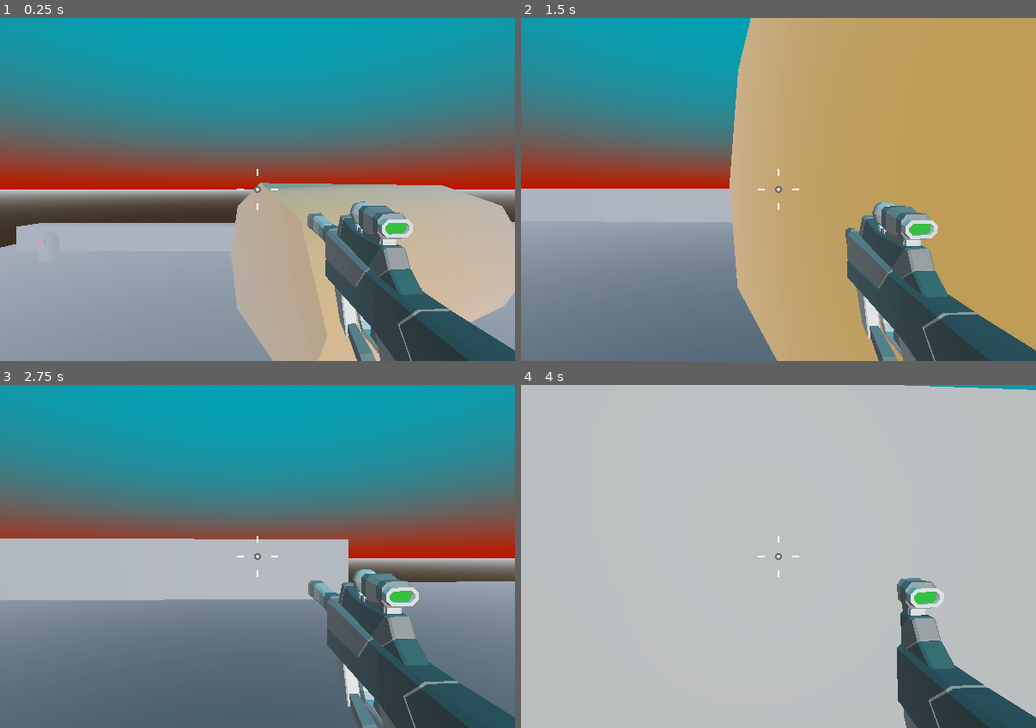
Above: before the commit, frames 1-4 (two rows, left to right).
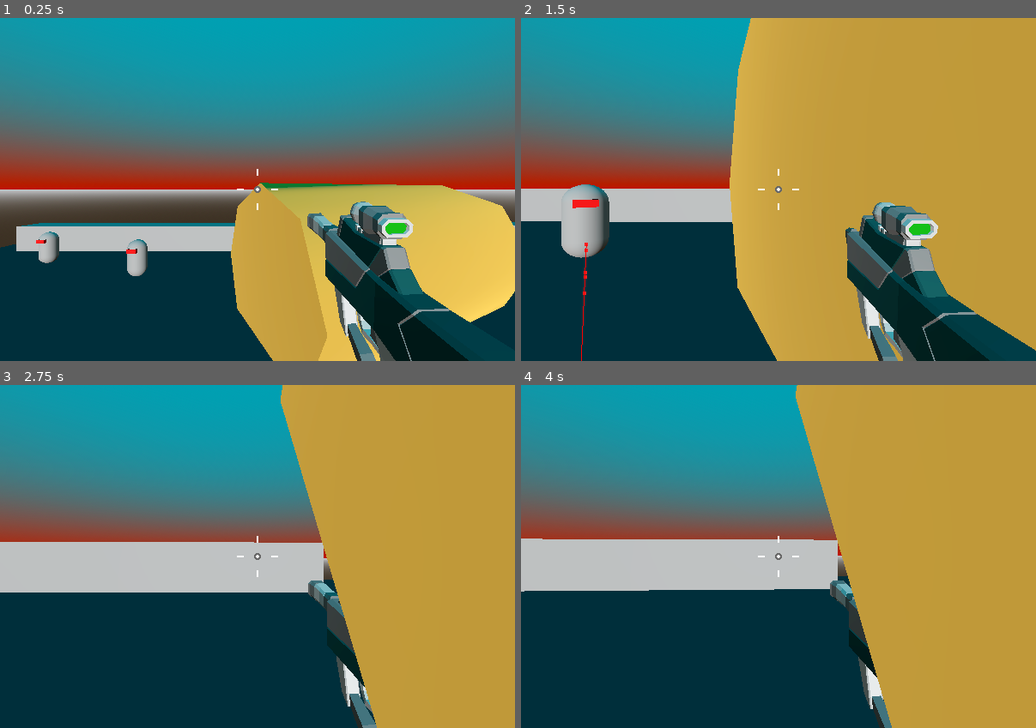
Above: after the commit, the same moments.

Repository: tiagoskaterock/robo-rampage-3d
Game: Godot game, scene res://Levels/Sandbox.tscn
Two runs of this game, one before a commit and one after it. Both use one fixed random seed, a clock stepped at 60 frames per second and the inputs below.
Inputs (mouse positions are in pixels of both pictures, inside the frame that each line leads up to):
- Up to frame 1 (0.25 s): no input
- Up to frame 2 (1.5 s): move the mouse to (804, 189) at 0.52 s; press the mouse at (804, 189) at 0.53 s; hold Keypad 5 (up) from 0.53 s (still down); tap Keypad 0 (jump) at 0.77 s; move the mouse to (752, 189) at 1.27 s; release the mouse at (752, 189) at 1.28 s; click (752, 189) at 1.35 s
- Up to frame 3 (2.75 s): keep holding Keypad 5 (up); tap Keypad 0 (jump) at 1.52 s; move the mouse to (267, 549) at 2.02 s; press the mouse at (267, 549) at 2.03 s
- Up to frame 4 (4 s): keep holding Keypad 5 (up); move the mouse to (773, 563) at 2.77 s; release the mouse at (773, 563) at 2.78 s; click (773, 563) at 2.85 s; tap Keypad 0 (jump) at 3.02, 3.77 s; move the mouse to (819, 559) at 3.52 s; press the mouse at (819, 559) at 3.53 s

The runs differ from the first frame. In frame 1, 40% of the frame differs, in the area x 0-100%, y 48-100%; in frame 2, 73%; in frame 3, 64%; in frame 4, 91%, in the area x 0-100%, y 0-100%.

Commit message:
79. Dealing Damage -> challenge

Diff:
--- a/Enemy/enemy.gd
+++ b/Enemy/enemy.gd
@@ -1,7 +1,11 @@
 extends CharacterBody3D
+class_name Enemy
 
 const SPEED = 5.0
 const JUMP_VELOCITY = 4.5
+
+@export var max_hitpoints := 100
+@export var attack_range := 1.5
 
 # Get the gravity from the project settings to be synced with RigidBody nodes.
 var gravity = ProjectSettings.get_setting("physics/3d/default_gravity")
@@ -11,7 +15,12 @@
 var player
 var provoked := false
 var aggro_range := 12.0
-@export var attack_range := 1.5
+var hitpoints: int = max_hitpoints:
+	set(value):
+		hitpoints = value
+		if hitpoints <= 0:
+			queue_free()
+		provoked = true
 
 func _ready():
 	player = get_tree().get_first_node_in_group("player")
--- a/Levels/Sandbox.tscn
+++ b/Levels/Sandbox.tscn
@@ -20,7 +20,6 @@
 sky = SubResource("Sky_decom")
 tonemap_mode = 2
 glow_enabled = true
-fog_enabled = true
 fog_density = 0.1
 
 [sub_resource type="NavigationMesh" id="NavigationMesh_yigfx"]
@@ -50,7 +49,6 @@
 transform = Transform3D(1, 0, 0, 0, 1, 0, 0, 0, 1, -10.8561, 6.27848, -9.64767)
 
 [node name="CenterContainer" type="CenterContainer" parent="."]
-visible = false
 anchors_preset = 15
 anchor_right = 1.0
 anchor_bottom = 1.0
@@ -197,3 +195,21 @@
 
 [node name="Enemy" parent="." instance=ExtResource("6_ojd6m")]
 transform = Transform3D(1, 0, 0, 0, 1, 0, 0, 0, 1, -24.4661, 2.61908, -24.2504)
+
+[node name="Enemy2" parent="." instance=ExtResource("6_ojd6m")]
+transform = Transform3D(1, 0, 0, 0, 1, 0, 0, 0, 1, -24.4661, 2.61908, -17.4919)
+
+[node name="Enemy3" parent="." instance=ExtResource("6_ojd6m")]
+transform = Transform3D(1, 0, 0, 0, 1, 0, 0, 0, 1, -17.503, 2.61908, -22.0222)
+
+[node name="Enemy4" parent="." instance=ExtResource("6_ojd6m")]
+transform = Transform3D(1, 0, 0, 0, 1, 0, 0, 0, 1, -27.6379, 2.61908, 3.28499)
+
+[node name="Enemy5" parent="." instance=ExtResource("6_ojd6m")]
+transform = Transform3D(1, 0, 0, 0, 1, 0, 0, 0, 1, -28.5061, 2.61908, -5.35069)
+
+[node name="Enemy6" parent="." instance=ExtResource("6_ojd6m")]
+transform = Transform3D(1, 0, 0, 0, 1, 0, 0, 0, 1, 4.20874, 2.61908, -5.35069)
+
+[node name="Enemy7" parent="." instance=ExtResource("6_ojd6m")]
+transform = Transform3D(1, 0, 0, 0, 1, 0, 0, 0, 1, 4.20874, 2.61908, -12.8363)
--- a/Weapons/hit_scan_weapon.gd
+++ b/Weapons/hit_scan_weapon.gd
@@ -3,6 +3,7 @@
 @export var fire_rate:= 14.0
 @export var recoil:= 0.05
 @export var weapon_mesh: Node3D
+@export var weapon_damage := 15
 
 @onready var cooldown_timer: Timer = $CooldownTimer
 @onready var weapon_position: Vector3 = weapon_mesh.position
@@ -18,5 +19,8 @@
 
 func shoot() -> void:
 	cooldown_timer.start(1.0 / fire_rate)
+	var collider = ray_cast_3d.get_collider()
 	weapon_mesh.position.z += recoil
-	printt("fire", ray_cast_3d.get_collider())
+	printt("fire", collider)
+	if collider is Enemy:
+		collider.hitpoints -= weapon_damage
